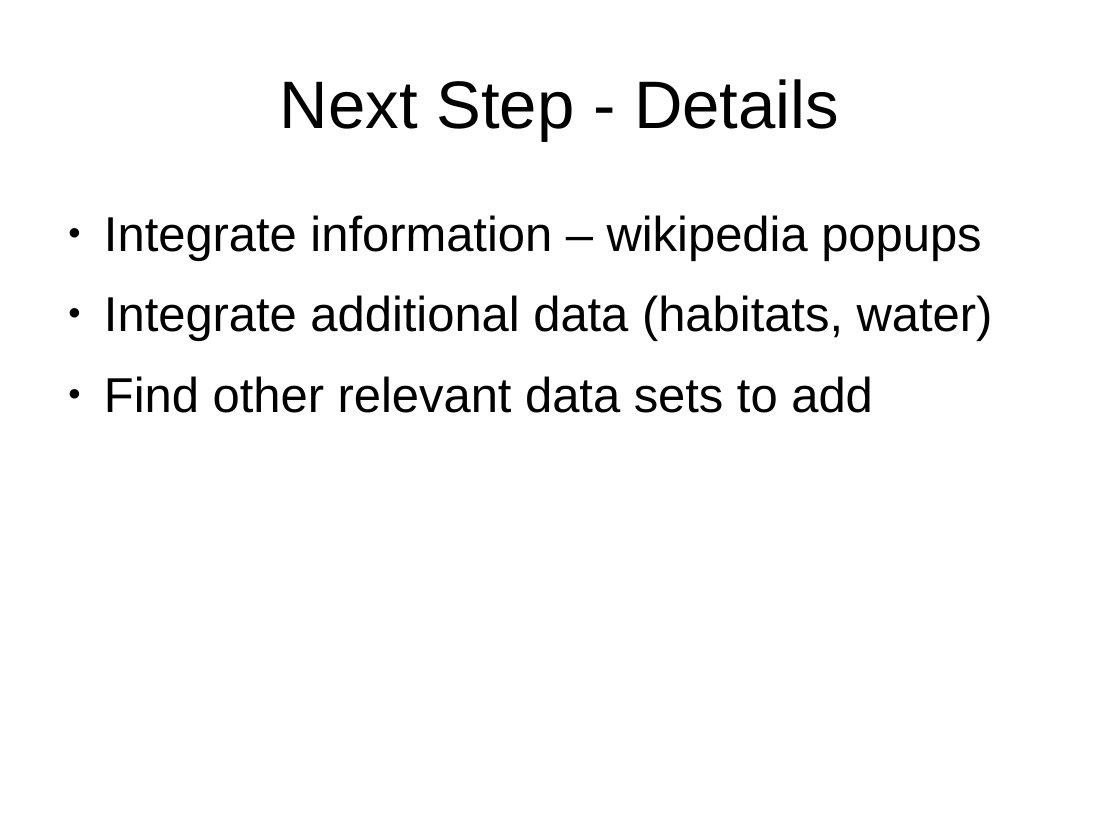
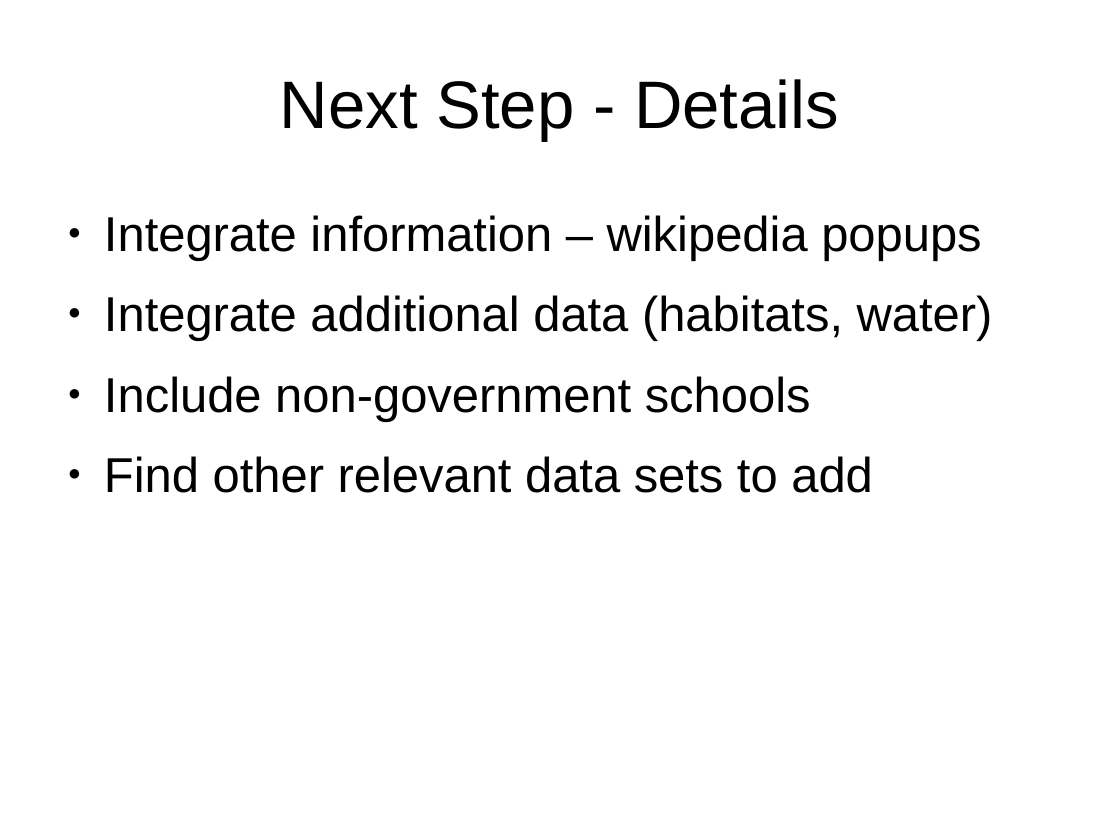
Before and after one commit to pastcompute/seeunleashed, a slide deck: slide 12 of design/SchoolEnvironmentalExplorerConcept.odp. Drawn at 1120x840 pixels with LibreOffice and Linux fonts; fonts in the diff are those of the drawing; background and template pictures are left out. Boxes give left, top, right and bottom in pixels: in the first picture for what was removed or moved away, otherwise in the second. Text is boxed around its words. In the diff, an @@ line names an element or a change of style, - is before the commit and + after.

```diff
--- a/design/SchoolEnvironmentalExplorerConcept.odp
+++ b/design/SchoolEnvironmentalExplorerConcept.odp
@@ text at [104, 376, 811, 422]: paragraph added @@
+● Include non-government schools
```
Also in this commit, not shown: 5 other files.
